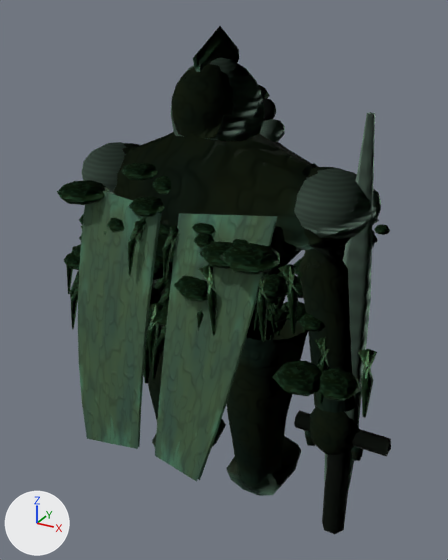
An edit to the glTF model godot-client/assets/actors/native/creatures/barrow_knight.glb, drawn before and after from the same camera.
Camera for both pictures: a 50 mm camera at (1.06, -1.89, 1.9) aimed at (0.04, -0.04, 0.97). Every picture has the same lights, and +X, +Y and +Z are marked at lower left. The picture after the commit comes second. Vertices at exactly the same position are counted once.

Objects in the first picture: 'Barrow Knight'.
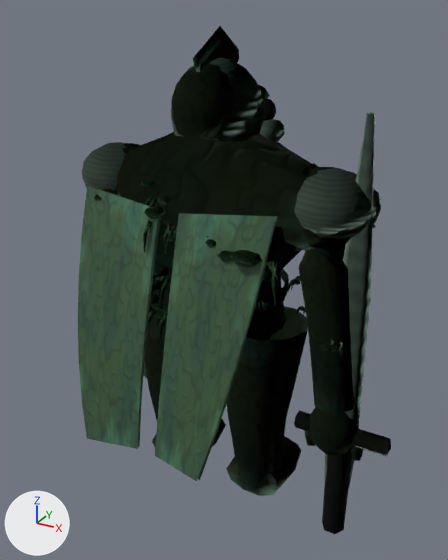
Changed parts and their boxes (x1, y1, x2, y2) in the pictures (448 x 560 px; the box of a moved part takes in the faces that stretch with it):
'Barrow Knight', reshaped (6% narrower)
    before: (57, 26, 391, 534)
    after: (78, 26, 391, 534)
part 1 of me_barrow_knight, moved or reshaped (not visible before)
    after: (150, 300, 166, 311)
part 2 of me_barrow_knight, moved or reshaped (not visible before)
    after: (154, 311, 164, 320)
part 3 of me_barrow_knight, moved or reshaped
    before: (152, 326, 166, 379)
    after: (159, 314, 167, 339)
part 4 of me_barrow_knight, moved or reshaped (not visible before)
    after: (147, 310, 156, 330)
part 5 of me_barrow_knight, moved or reshaped (not visible afterwards)
    before: (174, 276, 208, 299)
part 6 of me_barrow_knight, moved or reshaped (not visible afterwards)
    before: (144, 307, 151, 383)
part 7 of me_barrow_knight, moved or reshaped (mostly hidden before)
    before: (147, 316, 150, 334)
    after: (150, 294, 159, 304)
part 8 of me_barrow_knight, moved or reshaped (not visible afterwards)
    before: (149, 301, 169, 327)
part 9 of me_barrow_knight, moved or reshaped (not visible afterwards)
    before: (148, 303, 165, 368)
part 10 of me_barrow_knight, moved or reshaped
    before: (57, 163, 390, 417)
    after: (94, 180, 376, 355)

The change, as a list of edits to the scene's bpy script:
```text
Change me_barrow_knight:
    used by ob_barrow_knight; location = (0.0, 0.0, 0.0)
    remove me_barrow_knight.from_pydata(...)  # 5170 vertices, 9276 faces; spans x -0.71..0.72, y -0.56..0.38, z 0.0..1.84
    add me_barrow_knight.from_pydata(...)  # 5170 vertices, 9276 faces; spans x -0.71..0.72, y -0.56..0.34, z 0.0..1.84
    me_barrow_knight part 1: the loose piece of 23 vertices spanning x -0.25..-0.06, y -0.28..-0.09, z 0.85..0.93 is scaled about its middle by 0.446, then moved by (0.03, -0.02, 0.01)
    me_barrow_knight part 2: the loose piece of 23 vertices spanning x -0.19..-0.04, y -0.3..-0.15, z 0.79..0.87 is scaled about its middle by 0.446, then moved by (0.01, 0.0, 0.04)
    me_barrow_knight part 3: the loose piece of 14 vertices spanning x -0.08..-0.01, y -0.36..-0.25, z 0.68..0.9 is scaled about its middle by 0.446, then moved by (-0.03, 0.04, 0.07)
    me_barrow_knight part 4: the loose piece of 14 vertices spanning x -0.21..-0.13, y -0.39..-0.28, z 0.68..0.9 is scaled about its middle by 0.446, then moved by (0.04, 0.06, 0.07)
    me_barrow_knight part 5: the loose piece of 23 vertices spanning x 0.03..0.22, y -0.43..-0.23, z 1.04..1.14 is scaled about its middle by 0.437, then moved by (-0.06, 0.05, -0.07)
    me_barrow_knight part 6: the loose piece of 14 vertices spanning x -0.14..-0.06, y -0.38..-0.23, z 0.67..0.95 is scaled about its middle by 0.437, then moved by (0.06, 0.04, 0.08)
    me_barrow_knight part 7: the loose piece of 23 vertices spanning x -0.19..-0.07, y -0.36..-0.24, z 0.81..0.89 is scaled about its middle by 0.433, then moved by (-0.02, 0.08, 0.07)
    me_barrow_knight part 8: the loose piece of 23 vertices spanning x -0.07..0.07, y -0.41..-0.26, z 0.92..0.99 is scaled about its middle by 0.428, then moved by (0.02, 0.06, 0.03)
    me_barrow_knight part 9: the loose piece of 14 vertices spanning x -0.05..0.0, y -0.45..-0.34, z 0.8..1.01 is scaled about its middle by 0.428, then moved by (0.04, 0.1, 0.06)
    me_barrow_knight part 10: 2105 of 5170 vertices moved; they spanned x -0.6..0.66, y -0.46..0.38, z 0.66..1.43 and now span x -0.48..0.54, y -0.39..0.34, z 0.82..1.37; mean shift (0.0, 0.01, 0.03); largest move (-0.46, -0.33, 0.77) -> (-0.46, -0.17, 0.92)
    other edits to the shape of me_barrow_knight do not show in these pictures
```
